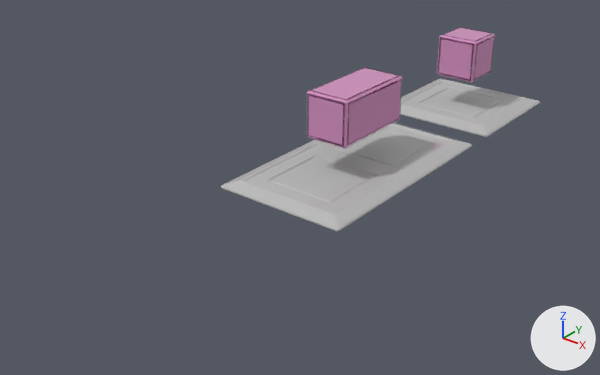
A saved change to the FBX model Assets/Game/Models/Environment/Interactable/Mesh_Interactable_LabSet.fbx.
One viewpoint serves both versions: a camera (50 mm lens) standing at (6.39, -20.99, 5.07) and looking at (-0.65, -12.2, -0.39). The lights are fixed; the arrows at lower right show +X, +Y and +Z. Where no turn or scale is listed for an object, it has been applied to the vertices.

Names of what the first picture shows: 'Button_One', 'Button_Two', 'GlowBox_X1', 'GlowBox_X2'.
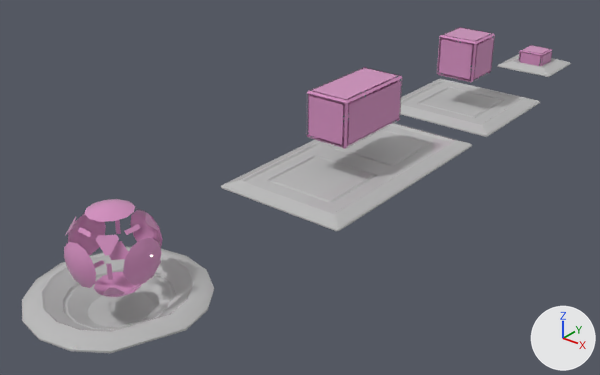
Commit message: button mesh add round button

The change in detail:
Mesh me_mesh_007 is new.
It has 40 vertices, 17 faces and spans x -0.245..0.245, y -0.245..0.245, z 0.0..0.245.
It uses material mat_m_hologram (pink #d490c0).
Mesh me_mesh_004 is new.
It has 170 vertices, 148 faces and spans x -1.04..1.04, y -1.04..1.04, z -0.17..0.1.
It uses material mat_wall_lab (its picture is missing).
Mesh me_mesh_006 is new.
It has 119 vertices, 104 faces and spans x -0.543..0.543, y -0.543..0.543, z 0.0..0.1.
It uses material mat_wall_lab (its picture is missing).
Mesh me_mesh_005 is new.
It has 318 vertices, 260 faces and spans x -0.526..0.524, y -0.522..0.528, z -0.525..0.525.
It uses material mat_m_hologram (pink #d490c0).
Object 'GlowBox_Press' (ob_glowbox_press) is new; it shows me_mesh_007.
Its location is (0.0, -5.5, 0.08).
Object 'Button_round' (ob_button_round) is new; it shows me_mesh_004.
Its location is (0.0, -16.19, 0.0).
Object 'Button_Small' (ob_button_small) is new; it shows me_mesh_006.
Its location is (0.0, -5.5, 0.0).
Object 'GlowBox_Ball' (ob_glowbox_ball) is new; it shows me_mesh_005.
Its location is (0.0, -16.19, 0.6).

Where the change shows, as pixel boxes (x1, y1, x2, y2) in the pictures (600 x 375 px):
'Button_round', added
    after: (22, 246, 214, 353)
'GlowBox_Ball', added (pink)
    after: (64, 199, 162, 297)
'Button_Small', added
    after: (498, 54, 571, 77)
'GlowBox_Press', added (pink)
    after: (518, 45, 552, 66)
